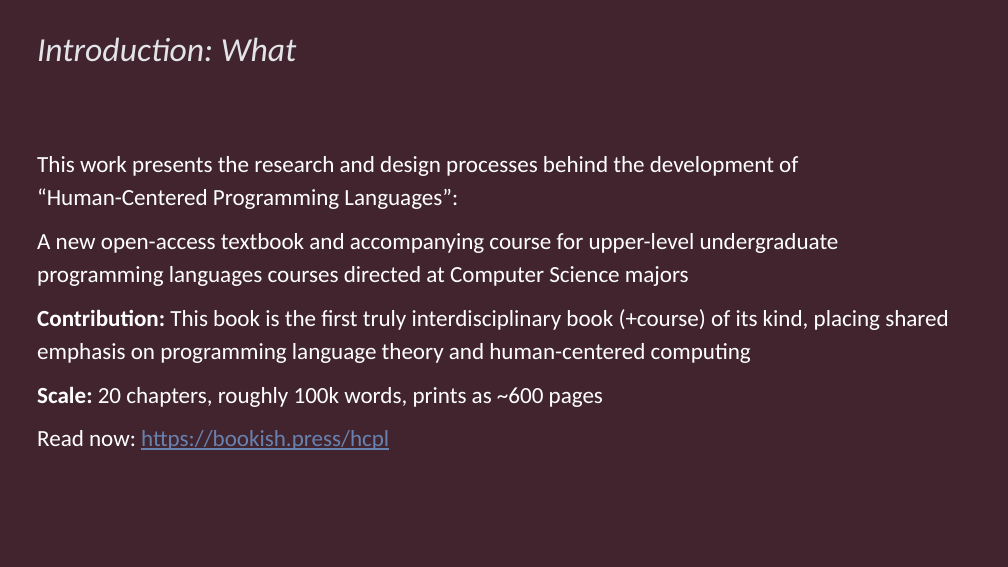
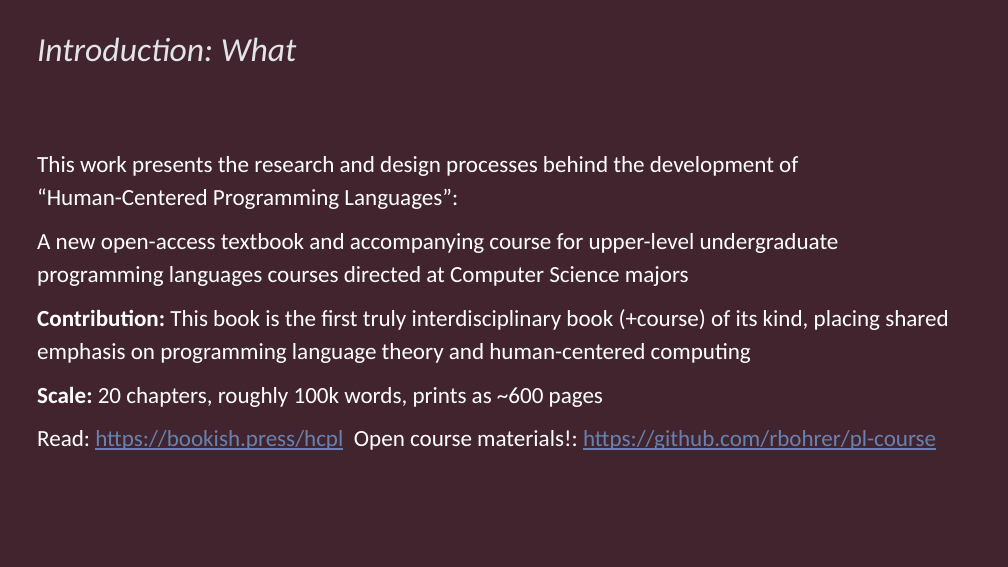
Before and after one commit to rbohrer/pl-course, a slide deck: slide 3 of LectureSlides/SPLASHE23.pptx (slide 4 before the commit). Drawn at 1008x567 pixels with LibreOffice and Linux fonts; fonts in the diff are those of the drawing. Boxes give left, top, right and bottom in pixels: in the first picture for what was removed or moved away, otherwise in the second. Text is boxed around its words. In the diff, an @@ line names an element or a change of style, - is before the commit and + after.

```diff
--- a/LectureSlides/SPLASHE23.pptx
+++ b/LectureSlides/SPLASHE23.pptx
@@ text at box(37, 430, 936, 450): text changed @@
-Read now: https://bookish.press/hcpl
+Read: https://bookish.press/hcpl Open course materials!: https://github.com/rbohrer/pl-course
```
Also in this commit, not shown: 12 other slides changed, 2 slides added, 6 slides removed, 2 other files.
